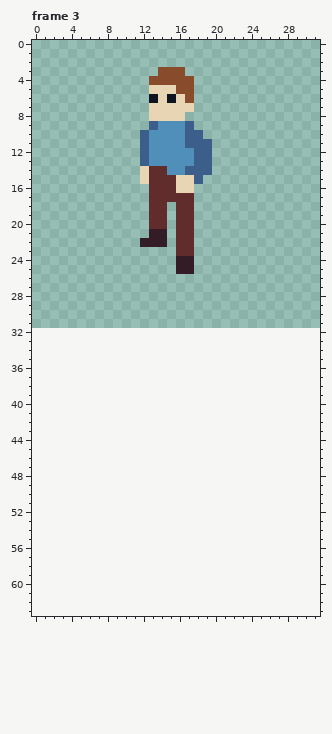
Two versions of one pixel-art file, assets/img/char.aseprite. Above, as it was before the edit.
32x32 pixels, 6 frames. Shown: frame 3. The old version is drawn lined up with the new one, on the new canvas. The commit also changed other frames, which this record leaves out.
The same view after the edit:
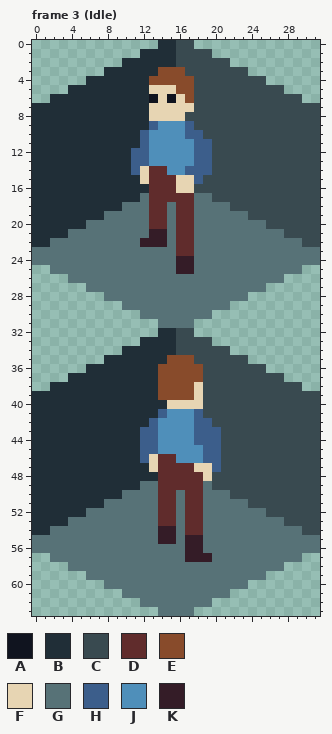
Palette (. is transparent): A #10141f  B #202e37  C #394a50  D #602c2c  E #884b2b  F #e7d5b3  G #577277  H #3c5e8b  J #4f8fba  K #341c27
Changes in this commit:
canvas 32x32 -> 32x64
--- frame 3 (Idle)
@@ x 0..31 @@
- 0 ................................
- 1 ................................
- 2 ................................
- 3 ..............EEE...............
- 4 .............EEEEE..............
- 5 .............FFFEE..............
- 6 .............AFAFE..............
- 7 .............FFFFF..............
- 8 .............FFFF...............
- 9 .............HJJJH..............
-10 ............HJJJJHH.............
-11 ............HJJJJHHH............
-12 ............HJJJJJHH............
-13 ............HJJJJJHH............
-14 ............FDDJJHHH............
-15 ............FDDDFFH.............
-16 .............DDDFF..............
-17 .............DDDDD..............
-18 .............DD.DD..............
-19 .............DD.DD..............
-20 .............DD.DD..............
-21 .............KK.DD..............
-22 ............KKK.DD..............
-23 ................DD..............
-24 ................KK..............
-25 ................KK..............
-26 ................................
-27 ................................
-28 ................................
-29 ................................
-30 ................................
-31 ................................
-32 ................................
-33 ................................
-34 ................................
-35 ................................
-36 ................................
-37 ................................
-38 ................................
-39 ................................
-40 ................................
-41 ................................
-42 ................................
-43 ................................
-44 ................................
-45 ................................
-46 ................................
-47 ................................
-48 ................................
-49 ................................
-50 ................................
-51 ................................
-52 ................................
-53 ................................
-54 ................................
-55 ................................
-56 ................................
-57 ................................
-58 ................................
-59 ................................
-60 ................................
-61 ................................
-62 ................................
-63 ................................
+ 0 ..............BBCC..............
+ 1 ............BBBBCCCC............
+ 2 ..........BBBBBBCCCCCC..........
+ 3 ........BBBBBBEEECCCCCCC........
+ 4 ......BBBBBBBEEEEECCCCCCCC......
+ 5 ....BBBBBBBBBFFFEECCCCCCCCCC....
+ 6 ..BBBBBBBBBBBAFAFECCCCCCCCCCCC..
+ 7 BBBBBBBBBBBBBFFFFFCCCCCCCCCCCCCC
+ 8 BBBBBBBBBBBBBFFFFCCCCCCCCCCCCCCC
+ 9 BBBBBBBBBBBBBHJJJHCCCCCCCCCCCCCC
+10 BBBBBBBBBBBBHJJJJHHCCCCCCCCCCCCC
+11 BBBBBBBBBBBBHJJJJJHHCCCCCCCCCCCC
+12 BBBBBBBBBBBHHJJJJJHHCCCCCCCCCCCC
+13 BBBBBBBBBBBHHJJJJJHHCCCCCCCCCCCC
+14 BBBBBBBBBBBHFDDJJHHHCCCCCCCCCCCC
+15 BBBBBBBBBBBBFDDDFFHCCCCCCCCCCCCC
+16 BBBBBBBBBBBBBDDDFFCCCCCCCCCCCCCC
+17 BBBBBBBBBBBBGDDDDDGGCCCCCCCCCCCC
+18 BBBBBBBBBBGGGDDGDDGGGGCCCCCCCCCC
+19 BBBBBBBBGGGGGDDGDDGGGGGGCCCCCCCC
+20 BBBBBBGGGGGGGDDGDDGGGGGGGGCCCCCC
+21 BBBBGGGGGGGGGKKGDDGGGGGGGGGGCCCC
+22 BBGGGGGGGGGGKKKGDDGGGGGGGGGGGGCC
+23 GGGGGGGGGGGGGGGGDDGGGGGGGGGGGGGG
+24 GGGGGGGGGGGGGGGGKKGGGGGGGGGGGGGG
+25 ..GGGGGGGGGGGGGGKKGGGGGGGGGGGG..
+26 ....GGGGGGGGGGGGGGGGGGGGGGGG....
+27 ......GGGGGGGGGGGGGGGGGGGG......
+28 ........GGGGGGGGGGGGGGGG........
+29 ..........GGGGGGGGGGGG..........
+30 ............GGGGGGGG............
+31 ..............GGGG..............
+32 ..............BBCC..............
+33 ............BBBBCCCC............
+34 ..........BBBBBBCCCCCC..........
+35 ........BBBBBBBEEECCCCCC........
+36 ......BBBBBBBBEEEEECCCCCCC......
+37 ....BBBBBBBBBBEEEEECCCCCCCCC....
+38 ..BBBBBBBBBBBBEEEEFCCCCCCCCCCC..
+39 BBBBBBBBBBBBBBEEEEFCCCCCCCCCCCCC
+40 BBBBBBBBBBBBBBBFFFFCCCCCCCCCCCCC
+41 BBBBBBBBBBBBBBHJJJHCCCCCCCCCCCCC
+42 BBBBBBBBBBBBBHJJJJHHCCCCCCCCCCCC
+43 BBBBBBBBBBBBHHJJJJHHHCCCCCCCCCCC
+44 BBBBBBBBBBBBHHJJJJHHHCCCCCCCCCCC
+45 BBBBBBBBBBBBHHJJJJJHHCCCCCCCCCCC
+46 BBBBBBBBBBBBHFDDJJJHHCCCCCCCCCCC
+47 BBBBBBBBBBBBBFDDDDFFHCCCCCCCCCCC
+48 BBBBBBBBBBBBBBDDDDDFCCCCCCCCCCCC
+49 BBBBBBBBBBBBGGDDDDDGCCCCCCCCCCCC
+50 BBBBBBBBBBGGGGDDGDDGGGCCCCCCCCCC
+51 BBBBBBBBGGGGGGDDGDDGGGGGCCCCCCCC
+52 BBBBBBGGGGGGGGDDGDDGGGGGGGCCCCCC
+53 BBBBGGGGGGGGGGDDGDDGGGGGGGGGCCCC
+54 BBGGGGGGGGGGGGKKGDDGGGGGGGGGGGCC
+55 GGGGGGGGGGGGGGKKGKKGGGGGGGGGGGGG
+56 GGGGGGGGGGGGGGGGGKKGGGGGGGGGGGGG
+57 ..GGGGGGGGGGGGGGGKKKGGGGGGGGGG..
+58 ....GGGGGGGGGGGGGGGGGGGGGGGG....
+59 ......GGGGGGGGGGGGGGGGGGGG......
+60 ........GGGGGGGGGGGGGGGG........
+61 ..........GGGGGGGGGGGG..........
+62 ............GGGGGGGG............
+63 ..............GGGG..............
